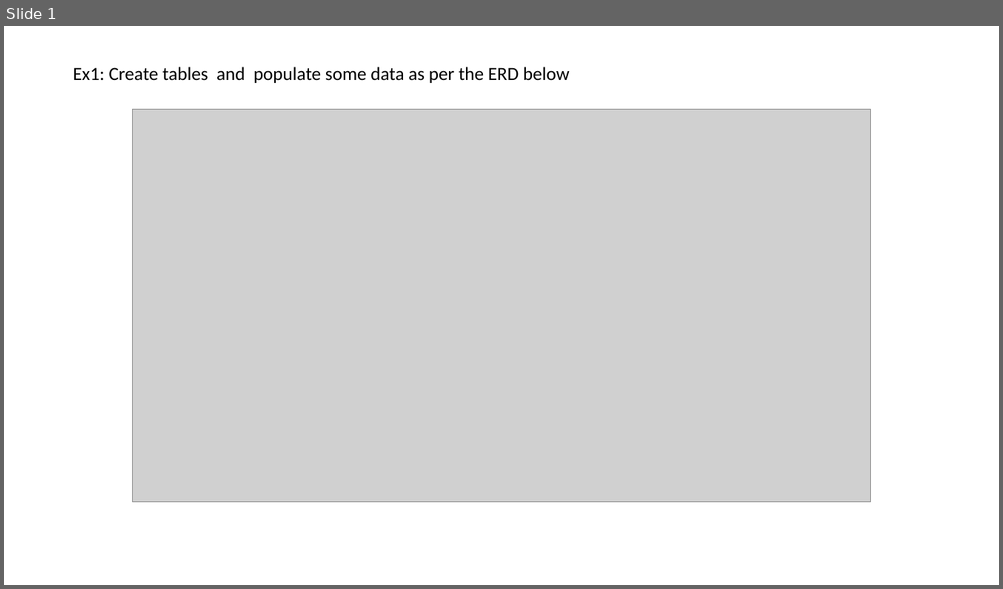
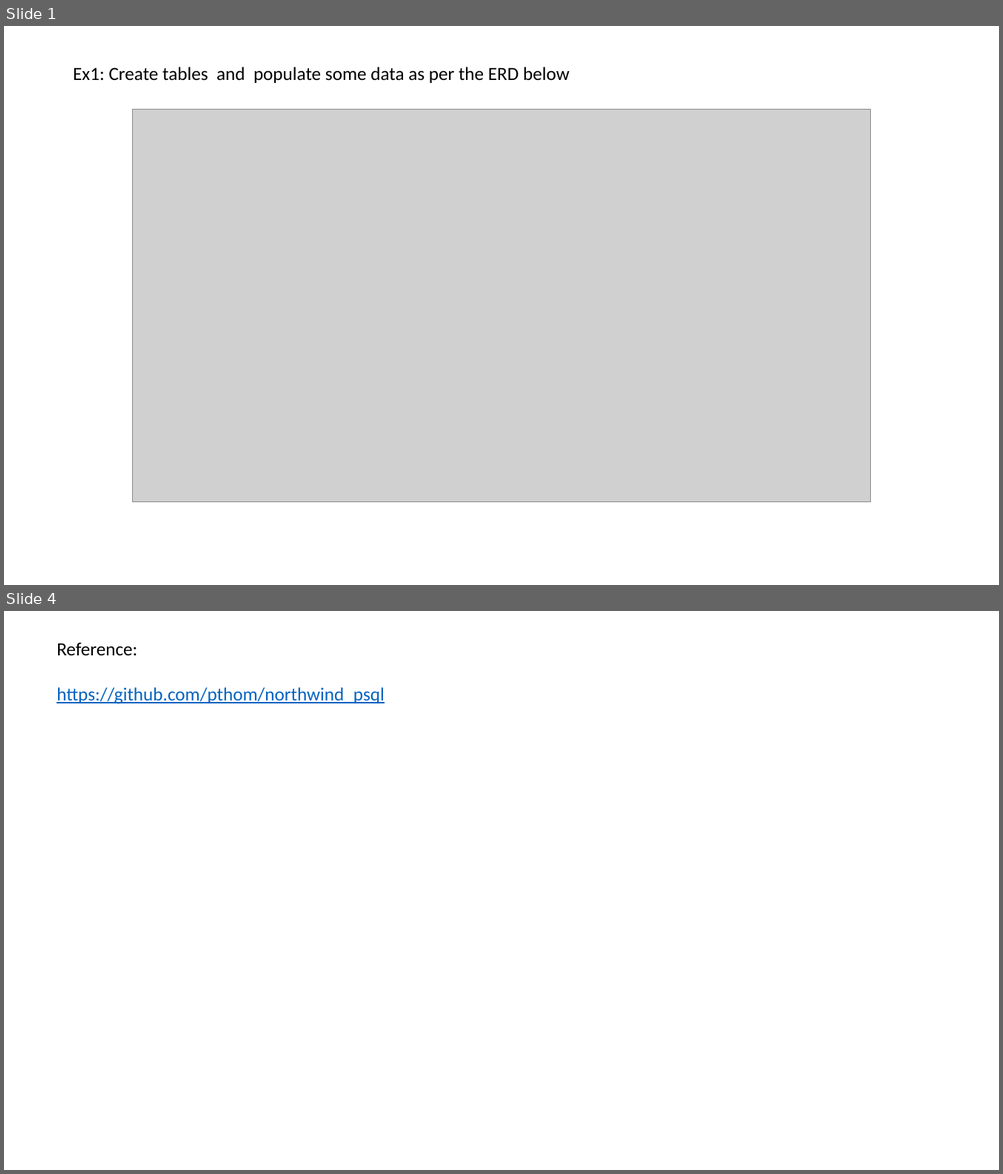
Before and after one commit to jayanta1971/capgeminisept25, a slide deck: day2_22_9_25/day2_22_9_25.pptx. Shown one above the other, each under a label of ours: slide 1 before the commit, slides 1 and 4 after it; the slides between them are not shown. The pictures are 1003x589 and 1003x1174 pixels, drawn with LibreOffice and Linux fonts; fonts in the diff are those of the drawing; grey boxes stand for pictures. Boxes give left, top, right and bottom in pixels: in the first picture for what was removed or moved away, otherwise in the second. Text is boxed around its words. In the diff, an @@ line names an element or a change of style, - is before the commit and + after.

```diff
--- a/day2_22_9_25/day2_22_9_25.pptx
+++ b/day2_22_9_25/day2_22_9_25.pptx
@@ slide 4 added at [4,611,999,1170], background #FFFFFF @@
@@ text added at [57,642,384,704], 18 pt, text #0563C1, underline @@
+Reference:
+https://github.com/pthom/northwind_psql
```
Also in this commit, not shown: 2 other slides added.
